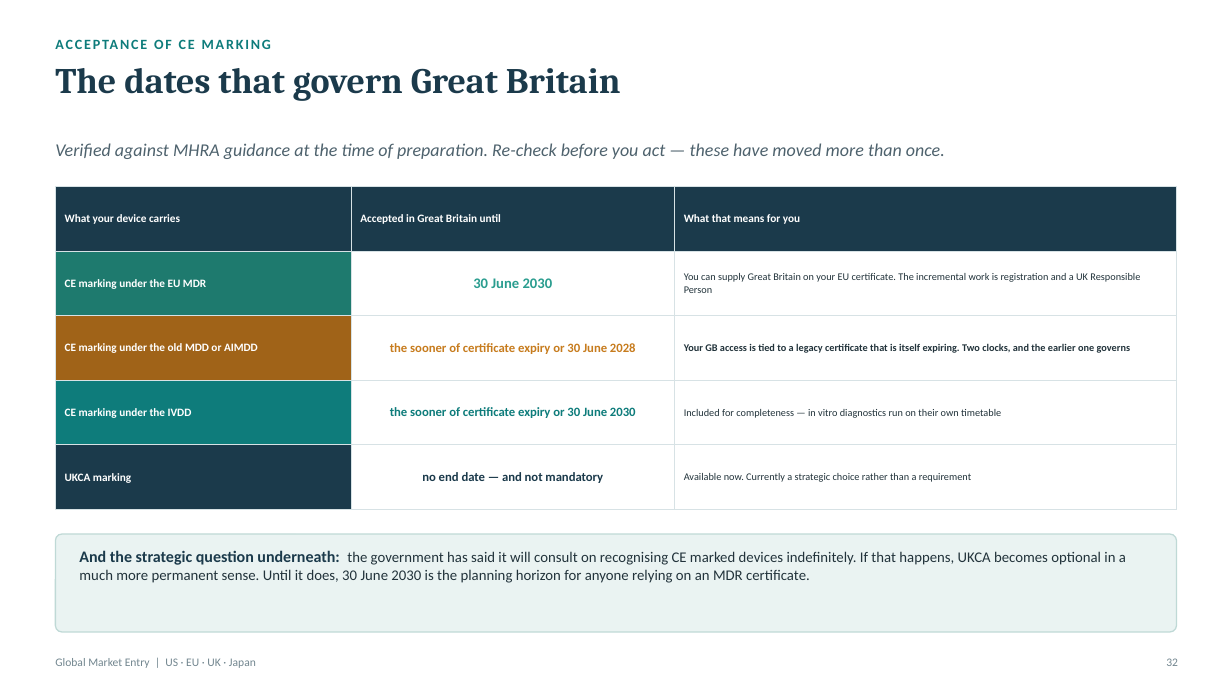
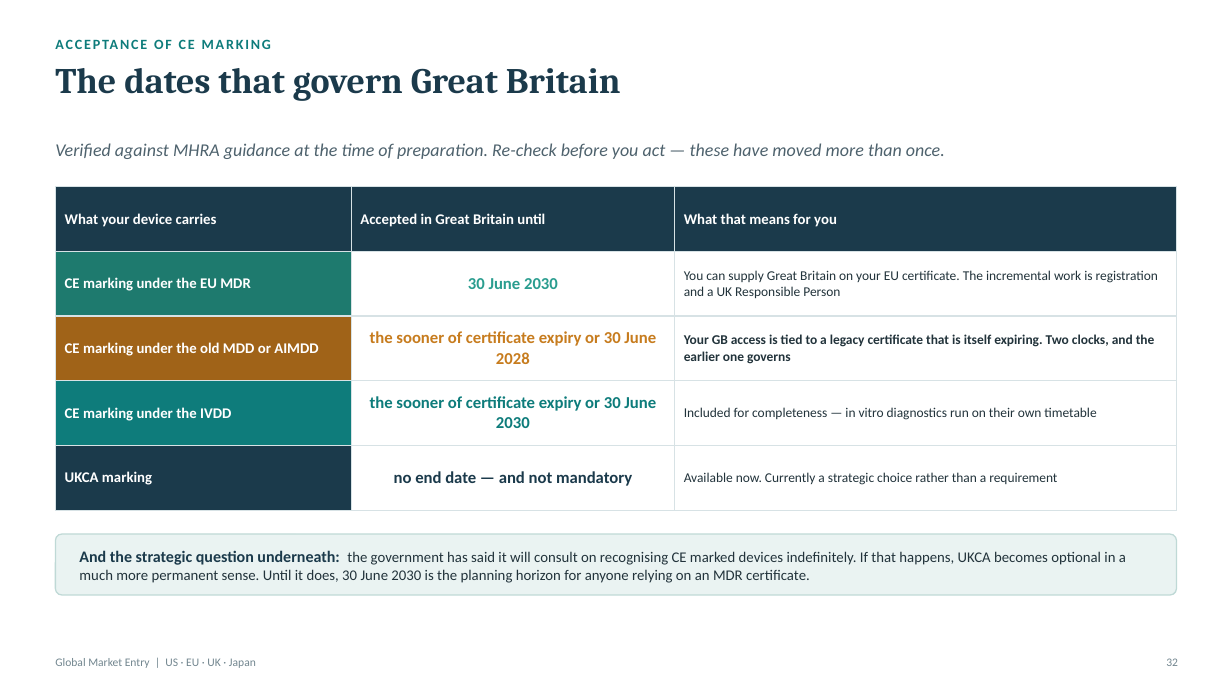
Before and after one commit to Jordantelder/my-website, a slide deck: slide 32 of seminars/global-market-entry/Global_Market_Entry_Seminar.pptx. Drawn at 1232x693 pixels with LibreOffice and Linux fonts; fonts in the diff are those of the drawing. Boxes give left, top, right and bottom in pixels: in the first picture for what was removed or moved away, otherwise in the second. Text is boxed around its words. In the diff, an @@ line names an element or a change of style, - is before the commit and + after.

```diff
--- a/seminars/global-market-entry/Global_Market_Entry_Seminar.pptx
+++ b/seminars/global-market-entry/Global_Market_Entry_Seminar.pptx
@@ table at bbox=[55, 187, 1177, 490] @@
@@ size 8.7 to 11.5 pt in "What your device carries", "Accepted in Great Britain until", "What that means for you", "CE marking under the EU MDR" and 3 more places @@
@@ size 11.4 to 13 pt in "30 June 2030" @@
@@ size 8 to 10.5 pt in "You can supply Great Britain on your ...", "Your GB access is tied to a ...", "Included for completeness — in vitro diagnostics ...", "Available now. Currently a strategic choice rather ..." @@
@@ size 9.9 to 13 pt in "the sooner of certificate expiry or 30 ...", "the sooner of certificate expiry or 30 ...", "no end date — and not mandatory" @@
@@ rounded rectangle: place and size @@
-rounded rectangle at bbox=[55, 534, 1177, 632]
+rounded rectangle at bbox=[55, 534, 1177, 595]
@@ rounded rectangle at bbox=[55, 534, 1177, 595]: proportions changed @@
```
Also in this commit, not shown: 11 other slides changed, 2 other files.
